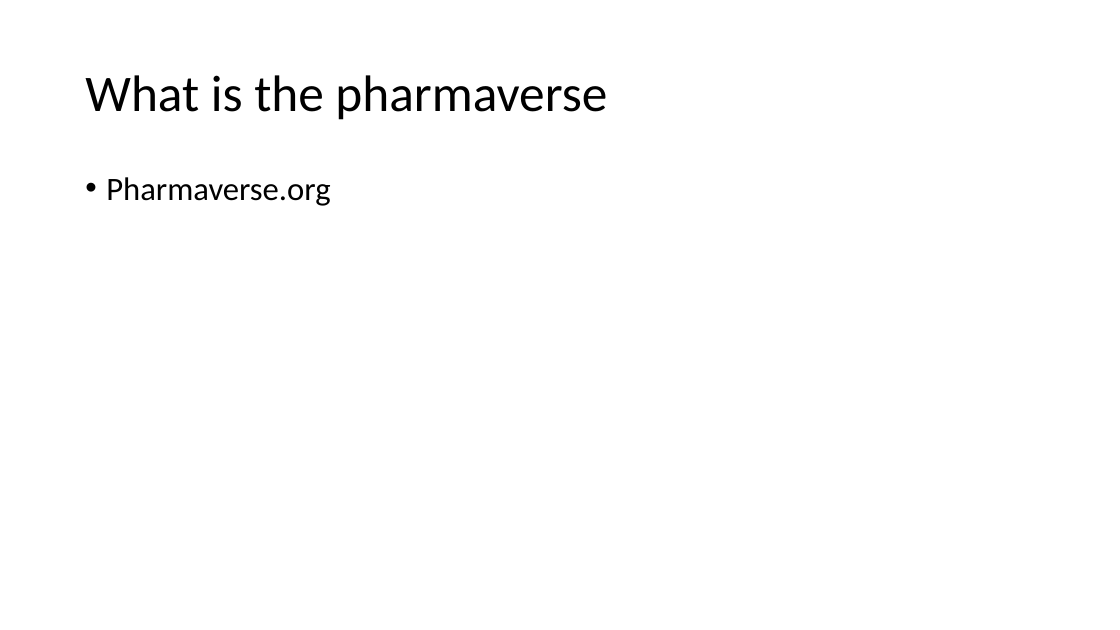
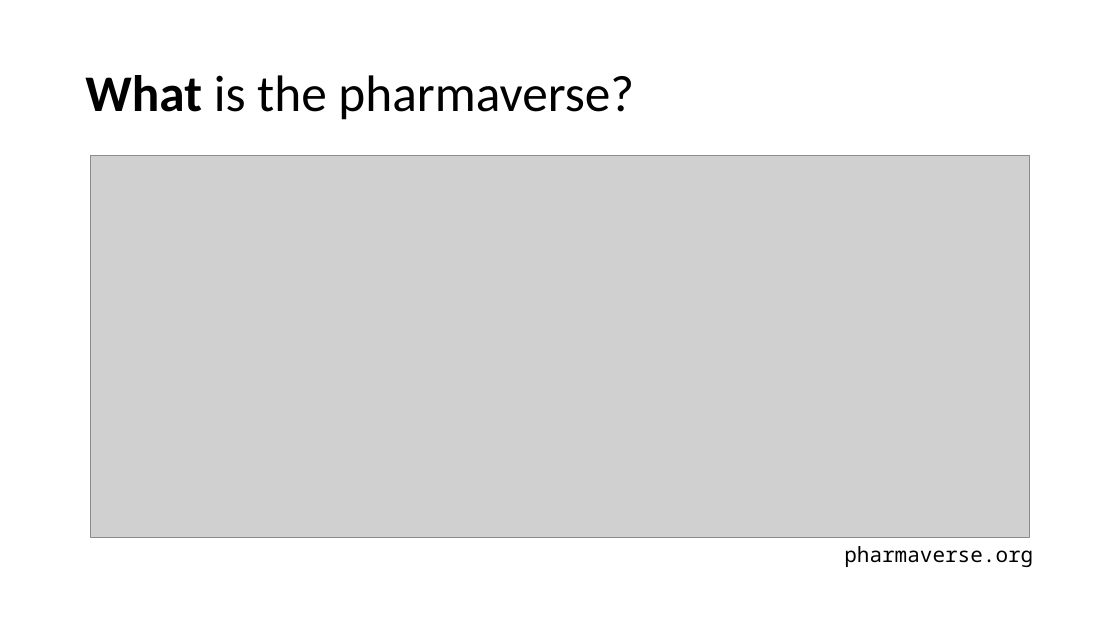
Before and after one commit to posit-conf-2023/r-pharma, a slide deck: slide 3 of 04-pharmaverse/04-Contributing_To_The_Pharmaverse.pptx. Drawn at 1120x630 pixels with LibreOffice and Linux fonts; fonts in the diff are those of the drawing; grey boxes stand for pictures. Boxes give left, top, right and bottom in pixels: in the first picture for what was removed or moved away, otherwise in the second. Text is boxed around its words. In the diff, an @@ line names an element or a change of style, - is before the commit and + after.

Commit message:
updates on the what and why of pharmaverse

```diff
--- a/04-pharmaverse/04-Contributing_To_The_Pharmaverse.pptx
+++ b/04-pharmaverse/04-Contributing_To_The_Pharmaverse.pptx
@@ title at (85, 75, 634, 120): text changed @@
-What is the pharmaverse
+What is the pharmaverse?
@@ picture added at (91, 155, 1030, 538) @@
@@ text at (844, 546, 1033, 567): text changed; size 28 to 18 pt; font Calibri to Noto Sans Mono @@
-• Pharmaverse.org
+pharmaverse.org
```
Also in this commit, not shown: 8 other slides changed, 8 slides added, 1 slide removed.
